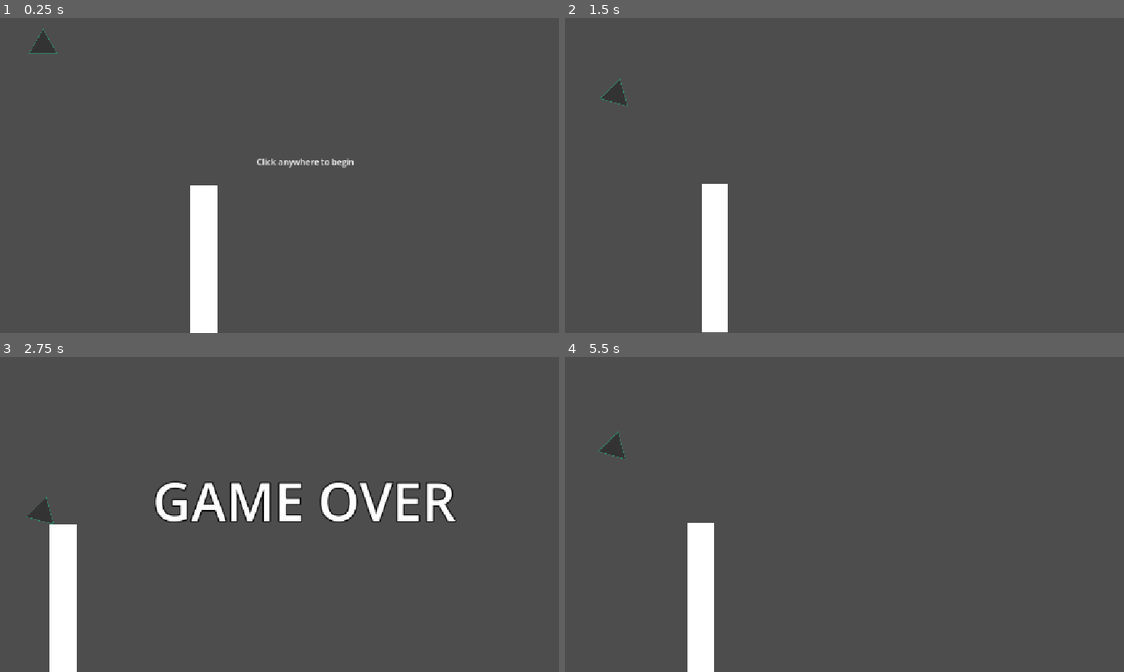
Above: before the commit, frames 1-4 (two rows, left to right).
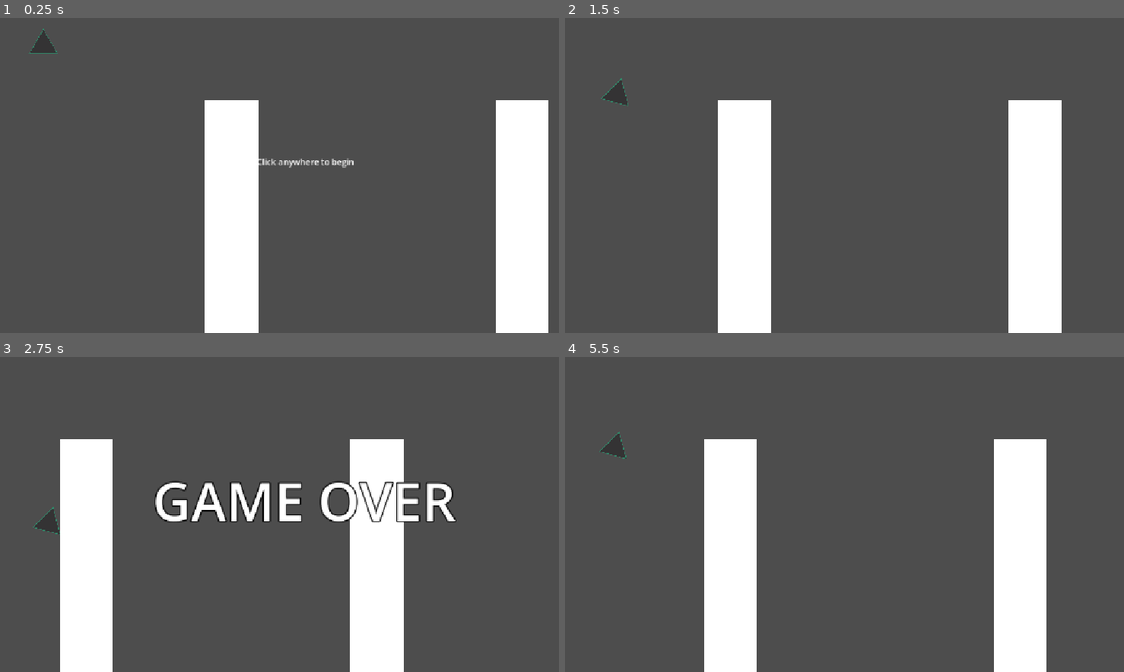
Above: after the commit, the same moments.

Repository: nouxinf/wave2
Game: Godot game, scene res://main.tscn
Two runs of this game, one before a commit and one after it. Both use one fixed random seed, a clock stepped at 60 frames per second and the inputs below.
Inputs (mouse positions are in pixels of both pictures, inside the frame that each line leads up to):
- Up to frame 1 (0.25 s): no input
- Up to frame 2 (1.5 s): tap Enter at 0.5 s; move the mouse to (1001, 144) at 0.52 s; hold Right 0.53-1.28 s; click (1001, 144) at 0.6 s; move the mouse to (749, 178) at 1.27 s; hold Down from 1.28 s (still down); tap Alt at 1.35 s
- Up to frame 3 (2.75 s): move the mouse to (363, 426) at 2.02 s; release Down at 2.03 s; hold Right from 2.03 s (still down); tap Shift at 2.1 s
- Up to frame 4 (5.5 s): move the mouse to (838, 568) at 2.77 s; release Right at 2.78 s; hold Up 2.78-3.53 s; click (838, 568) at 2.85 s; tap Enter at 3.5, 4.25, 5 s; move the mouse to (1051, 552) at 3.52 s; hold Left 3.53-5.03 s; tap Alt at 3.6 s; move the mouse to (687, 448) at 4.27 s; tap Shift at 4.35 s; move the mouse to (900, 501) at 5.02 s; hold Down from 5.03 s (still down); click (900, 501) at 5.1 s

The runs differ from the first frame. In frame 1, 14% of the frame differs, in the area x 5-99%, y 3-100%; in frame 2, 15%, in the area x 6-89%, y 19-100%; in frame 3, 13%; in frame 4, 15%.

Commit message:
start building the map system

Diff:
--- a/main.tscn
+++ b/main.tscn
@@ -2,10 +2,8 @@
 
 [ext_resource type="Script" uid="uid://ce7lkro7j354k" path="res://player.gd" id="1_0xm2m"]
 [ext_resource type="Texture2D" uid="uid://c8evufp5wdjdm" path="res://player.svg" id="1_ig7tw"]
+[ext_resource type="Script" uid="uid://e0momdqt6scf" path="res://map.gd" id="1_lquwl"]
 [ext_resource type="Script" uid="uid://cp416mfhl3tw1" path="res://camera.gd" id="3_h2yge"]
-
-[sub_resource type="RectangleShape2D" id="RectangleShape2D_00gvo"]
-size = Vector2(58, 282)
 
 [sub_resource type="LabelSettings" id="LabelSettings_h2yge"]
 font_size = 100
@@ -13,6 +11,7 @@
 outline_color = Color(0, 0, 0, 1)
 
 [node name="Node2D" type="Node2D" unique_id=1880328821]
+script = ExtResource("1_lquwl")
 
 [node name="Player" type="CharacterBody2D" parent="." unique_id=545443176]
 motion_mode = 1
@@ -31,23 +30,6 @@
 
 [node name="CollisionPolygon2D" type="CollisionPolygon2D" parent="Player/Sprite2D/PlayerCollisionArea" unique_id=1482124100]
 polygon = PackedVector2Array(67, 120, 94, 74, 120, 120)
-
-[node name="Camera2D" type="Camera2D" parent="Player" unique_id=1112475862]
-position = Vector2(575, 325)
-position_smoothing_enabled = true
-script = ExtResource("3_h2yge")
-
-[node name="Area2D" type="Area2D" parent="." unique_id=983544743 groups=["obstacles"]]
-position = Vector2(373, 610)
-
-[node name="ColorRect" type="ColorRect" parent="Area2D" unique_id=1426608913]
-offset_top = -240.0
-offset_right = 51.0
-offset_bottom = 40.0
-
-[node name="CollisionShape2D" type="CollisionShape2D" parent="Area2D" unique_id=993748385]
-position = Vector2(25, -101)
-shape = SubResource("RectangleShape2D_00gvo")
 
 [node name="CanvasLayer" type="CanvasLayer" parent="." unique_id=396930989]
 
@@ -72,5 +54,10 @@
 horizontal_alignment = 1
 vertical_alignment = 1
 
+[node name="Camera2D" type="Camera2D" parent="." unique_id=1112475862]
+position = Vector2(575, 325)
+limit_smoothed = true
+position_smoothing_enabled = true
+script = ExtResource("3_h2yge")
+
 [connection signal="area_entered" from="Player/Sprite2D/PlayerCollisionArea" to="Player" method="_on_collision_area_area_entered"]
-[connection signal="area_entered" from="Area2D" to="Player" method="_on_obstacle_area_entered"]
--- /dev/null
+++ b/map.gd
@@ -0,0 +1,21 @@
+extends Node2D
+
+@export var shapes: Array[PackedScene] = [
+	preload("res://shapes/shape0.tscn")
+]
+
+const shapeWidths = [50]
+# Called when the node enters the scene tree for the first time.
+func _ready() -> void:
+	const map = [0, 0, 0]
+	var x = 400
+	for i in map:
+		var shape_instance = shapes[map[i]].instantiate()
+		shape_instance.global_position = Vector2(x, 648)
+		get_tree().current_scene.add_child(shape_instance)
+		x += shapeWidths[i] + 500
+
+
+# Called every frame. 'delta' is the elapsed time since the previous frame.
+func _process(delta: float) -> void:
+	pass
--- a/project.godot
+++ b/project.godot
@@ -39,6 +39,7 @@
 [physics]
 
 3d/physics_engine="Jolt Physics"
+common/physics_interpolation=true
 
 [rendering]
 
--- /dev/null
+++ b/shapes/shape0.tscn
@@ -0,0 +1,17 @@
+[gd_scene format=3 uid="uid://23ck1dyhicxi"]
+
+[sub_resource type="RectangleShape2D" id="RectangleShape2D_00gvo"]
+size = Vector2(51, 482.68796)
+
+[node name="Area2D" type="Area2D" unique_id=44238216 groups=["obstacles"]]
+scale = Vector2(2.0022597, 0.9916878)
+
+[node name="ColorRect" type="ColorRect" parent="." unique_id=283396815]
+offset_top = -442.6797
+offset_right = 50.0
+offset_bottom = 57.320313
+
+[node name="CollisionShape2D" type="CollisionShape2D" parent="." unique_id=501534031]
+position = Vector2(25.500011, -202.344)
+scale = Vector2(1, 1.0000004)
+shape = SubResource("RectangleShape2D_00gvo")
Not shown, added: map.gd.uid
